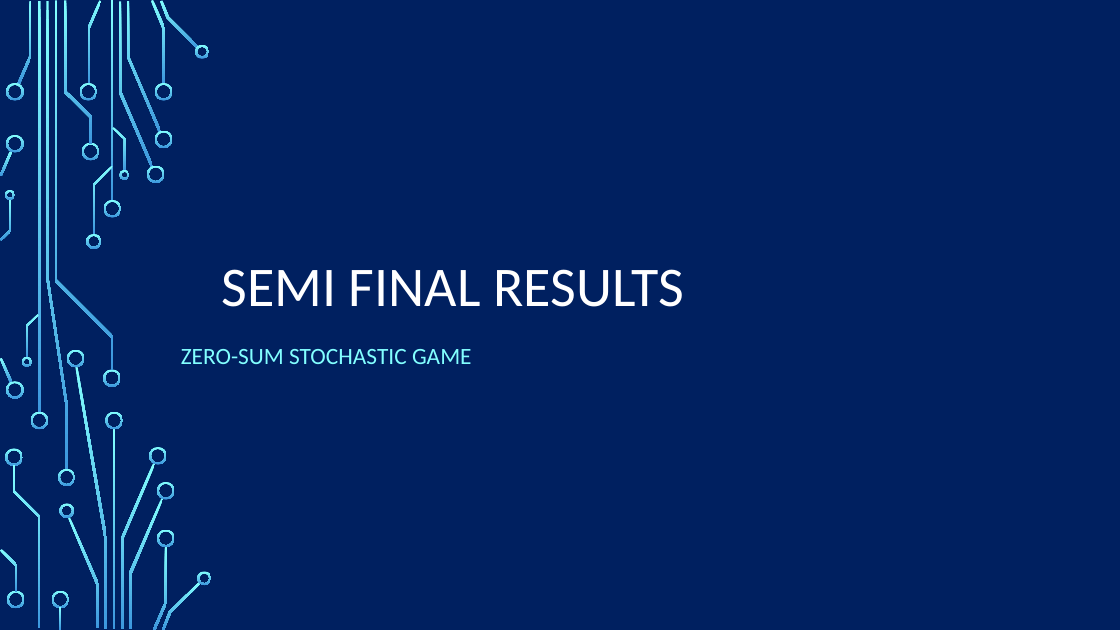
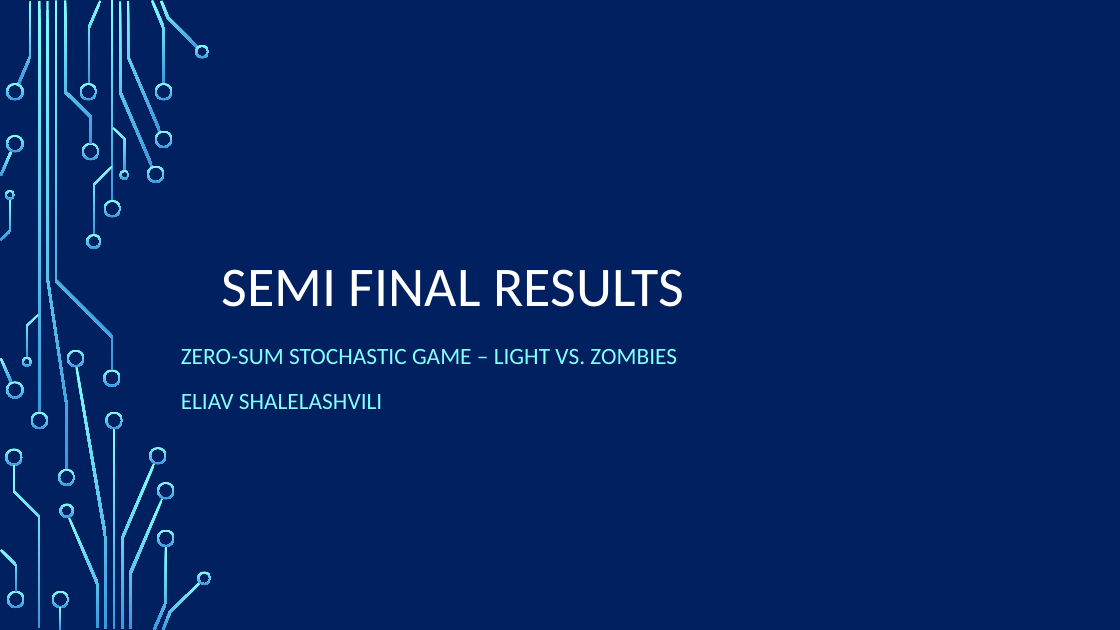
Before and after one commit to EliavSh/FinalProjectRL, a slide deck: slide 1 of docs/Semi Final Results.pptx. Drawn at 1120x630 pixels with LibreOffice and Linux fonts; fonts in the diff are those of the drawing; background and template pictures are left out. Boxes give left, top, right and bottom in pixels: in the first picture for what was removed or moved away, otherwise in the second. Text is boxed around its words. In the diff, an @@ line names an element or a change of style, - is before the commit and + after.

Commit message:
further work on post process results

```diff
--- a/docs/Semi Final Results.pptx
+++ b/docs/Semi Final Results.pptx
@@ subtitle at (x1=181, y1=349, x2=677, y2=409): text changed @@
-ZERO-SUM STOCHASTIC GAME
+ZERO-SUM STOCHASTIC GAME – LIGHT VS. ZOMBIES
+ELIAV SHALELASHVILI
```
Also in this commit, not shown: 10 other slides changed, 4 slides added, 2 slides removed, 13 other files.
